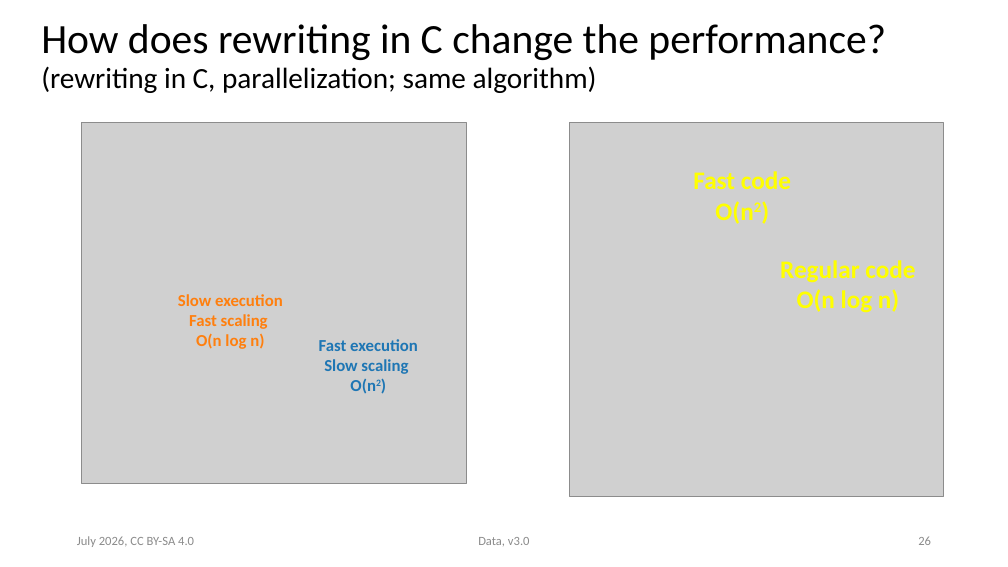
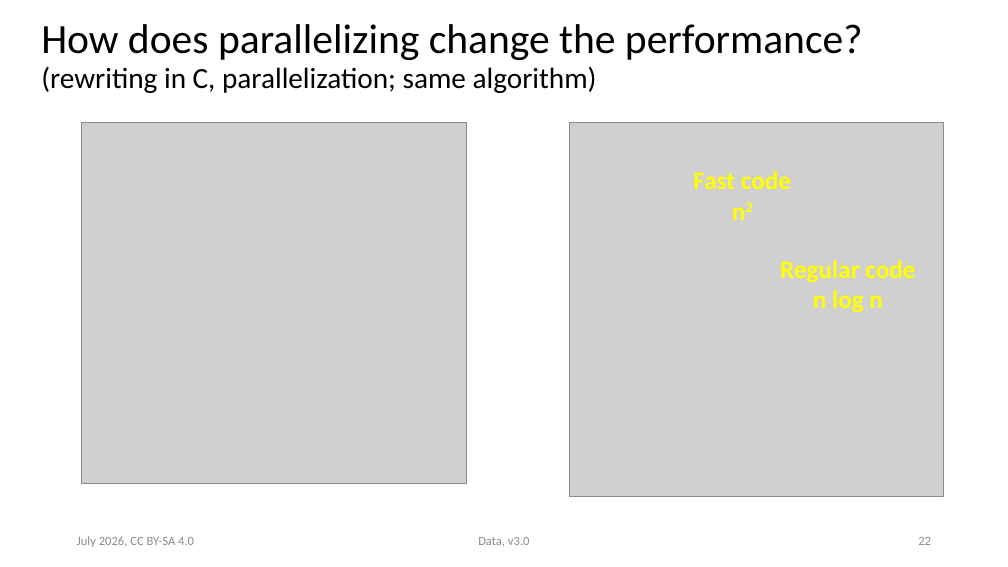
Before and after one commit to ASPP/data_class, a slide deck: slide 22 of data.pptx (slide 26 before the commit). Drawn at 1008x567 pixels with LibreOffice and Linux fonts; fonts in the diff are those of the drawing; grey boxes stand for pictures. Boxes give left, top, right and bottom in pixels: in the first picture for what was removed or moved away, otherwise in the second. Text is boxed around its words. In the diff, an @@ line names an element or a change of style, - is before the commit and + after.

```diff
--- a/data.pptx
+++ b/data.pptx
@@ title at [41, 24, 863, 93]: text changed @@
-How does rewriting in C change the performance?
-(rewriting in C, parallelization; same algorithm)
+How does parallelizing change the performance?
+(rewriting in C, parallelization; same algorithm)
@@ text at [715, 201, 753, 224]: text changed @@
-O(n2)
+n2
@@ text removed at [178, 294, 283, 349] @@
-Slow execution
-Fast scaling
-O(n log n)
@@ text at [813, 290, 883, 313]: text changed @@
-O(n log n)
+n log n
@@ text removed at [319, 339, 418, 393] @@
-Fast execution
-Slow scaling
-O(n2)
@@ page number at [918, 537, 931, 545]: text changed @@
-26
+22
```
Also in this commit, not shown: 12 other slides changed, 1 slide added, 2 slides removed, 3 other files.
